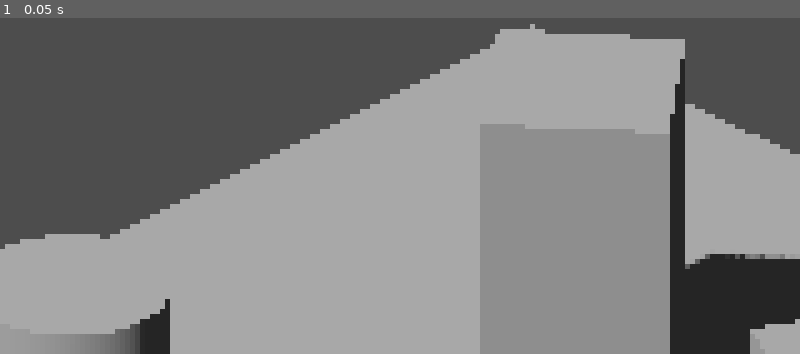
Above: before the commit, frame 1.
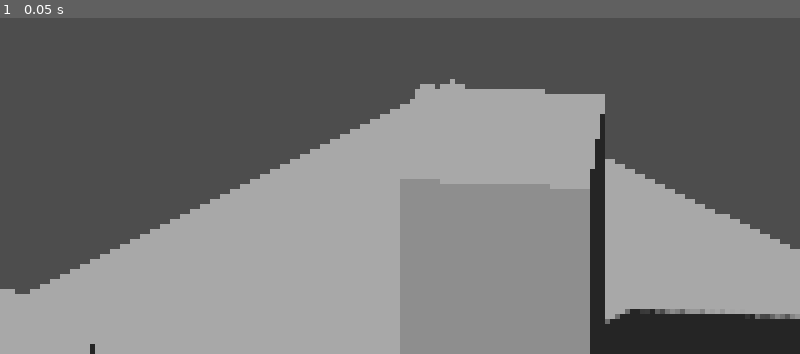
Above: after the commit, the same moment.

Repository: GildedToxin/Dungeon-Roguelike
Game: Godot game, scene res://PostProcessingTestScene.tscn
The game is run twice, just before and just after one commit, with the same random seed, the same clock (stepped at 60 frames per second) and the same inputs.
Inputs:
- Up to frame 1 (0.05 s): no input

The runs differ from the first frame. In frame 1, 33% of the frame differs, in the area x 0-100%, y 1-100%.

Commit message:
Saving work

Diff:
--- /dev/null
+++ b/dungeon-roguelike/PostProcessing.gdshader
@@ -0,0 +1,15 @@
+shader_type spatial;
+render_mode unshaded;
+
+void vertex() {
+	POSITION = vec4(VERTEX.xy, 1.0, 1.0);
+}
+
+void fragment() {
+	// Called for every pixel the material is visible on.
+}
+
+//void light() {
+//	// Called for every pixel for every light affecting the material.
+//	// Uncomment to replace the default light processing function with this one.
+//}
--- a/dungeon-roguelike/PostProcessingTestScene.tscn
+++ b/dungeon-roguelike/PostProcessingTestScene.tscn
@@ -1,8 +1,17 @@
 [gd_scene format=3 uid="uid://mfpv08cai412"]
 
-[sub_resource type="QuadMesh" id="QuadMesh_t1gca"]
+[ext_resource type="Shader" uid="uid://4h1ygym1j4wi" path="res://PostProcessing.gdshader" id="1_7xhe0"]
 
 [sub_resource type="Environment" id="Environment_srgcj"]
+
+[sub_resource type="ShaderMaterial" id="ShaderMaterial_ii5jo"]
+render_priority = 0
+shader = ExtResource("1_7xhe0")
+
+[sub_resource type="QuadMesh" id="QuadMesh_t1gca"]
+material = SubResource("ShaderMaterial_ii5jo")
+flip_faces = true
+size = Vector2(2, 2)
 
 [sub_resource type="PlaneMesh" id="PlaneMesh_7xhe0"]
 
@@ -22,10 +31,6 @@
 [node name="SubViewport" type="SubViewport" parent="SubViewportContainer" unique_id=1627329360]
 size = Vector2i(240, 135)
 
-[node name="PostProcessing" type="MeshInstance3D" parent="SubViewportContainer/SubViewport" unique_id=753226372]
-visible = false
-mesh = SubResource("QuadMesh_t1gca")
-
 [node name="WorldEnvironment" type="WorldEnvironment" parent="SubViewportContainer/SubViewport" unique_id=1064349118]
 environment = SubResource("Environment_srgcj")
 
@@ -34,12 +39,18 @@
 shadow_enabled = true
 
 [node name="CamRig" type="Node3D" parent="SubViewportContainer/SubViewport" unique_id=1994310729]
-transform = Transform3D(0.70947236, -0.35236666, 0.61031693, 0, 0.8660254, 0.5, -0.7047333, -0.35473618, 0.61442107, 1.2510736, 1.2028835, 1.2925277)
+transform = Transform3D(0.70947236, -0.35236666, 0.61031693, 0, 0.8660254, 0.5, -0.7047333, -0.35473618, 0.61442107, 2.1812115, 2.2026548, 1.8923842)
 
 [node name="Camera3D" type="Camera3D" parent="SubViewportContainer/SubViewport/CamRig" unique_id=921208204]
-transform = Transform3D(1, 1.4901161e-08, 1.1920929e-07, 0, 1.0000001, 1.6391277e-07, -1.1920929e-07, -1.6391277e-07, 1, 0.1189121, 0.24341866, 1.2119377)
+transform = Transform3D(1, 1.4901161e-08, 5.9604645e-08, 0, 1.0000001, 1.3411045e-07, -1.1920929e-07, -1.6391277e-07, 1, 0, 0, 0)
 projection = 1
 far = 30.0
+
+[node name="PostProcessing" type="MeshInstance3D" parent="SubViewportContainer/SubViewport/CamRig/Camera3D" unique_id=753226372]
+transform = Transform3D(0.7094723, -4.4703484e-08, -0.7047333, -0.35236675, 0.8660253, -0.35473627, 0.61031693, 0.5000001, 0.614421, -0.09562671, -0.38580275, -3.3710873)
+visible = false
+extra_cull_margin = 16384.0
+mesh = SubResource("QuadMesh_t1gca")
 
 [node name="Floor" type="MeshInstance3D" parent="SubViewportContainer/SubViewport" unique_id=139878930]
 mesh = SubResource("PlaneMesh_7xhe0")
--- /dev/null
+++ b/dungeon-roguelike/ToonShader.gdshader
@@ -0,0 +1,14 @@
+shader_type spatial;
+
+void vertex() {
+	// Called for every vertex the material is visible on.
+}
+
+void fragment() {
+	// Called for every pixel the material is visible on.
+}
+
+//void light() {
+//	// Called for every pixel for every light affecting the material.
+//	// Uncomment to replace the default light processing function with this one.
+//}
Not shown, added: dungeon-roguelike/PostProcessing.gdshader.uid
Not shown, added: dungeon-roguelike/ToonShader.gdshader.uid
